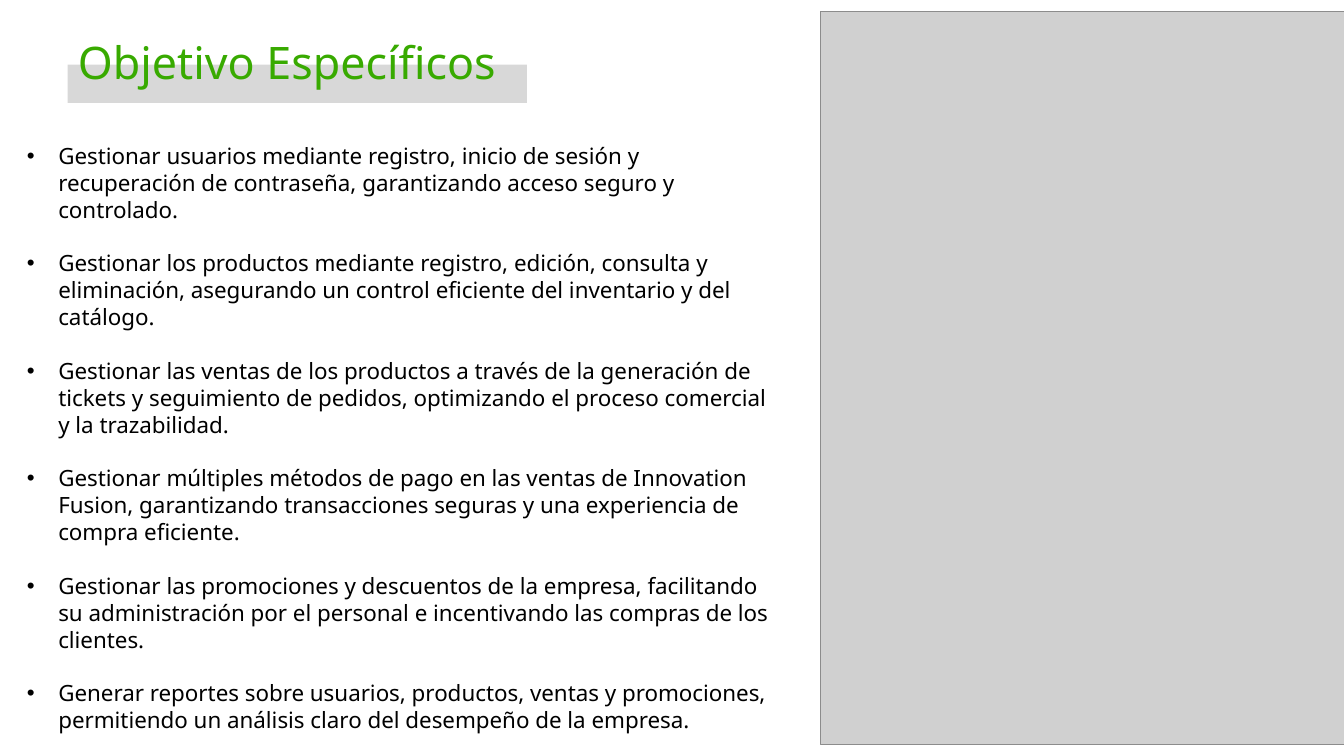
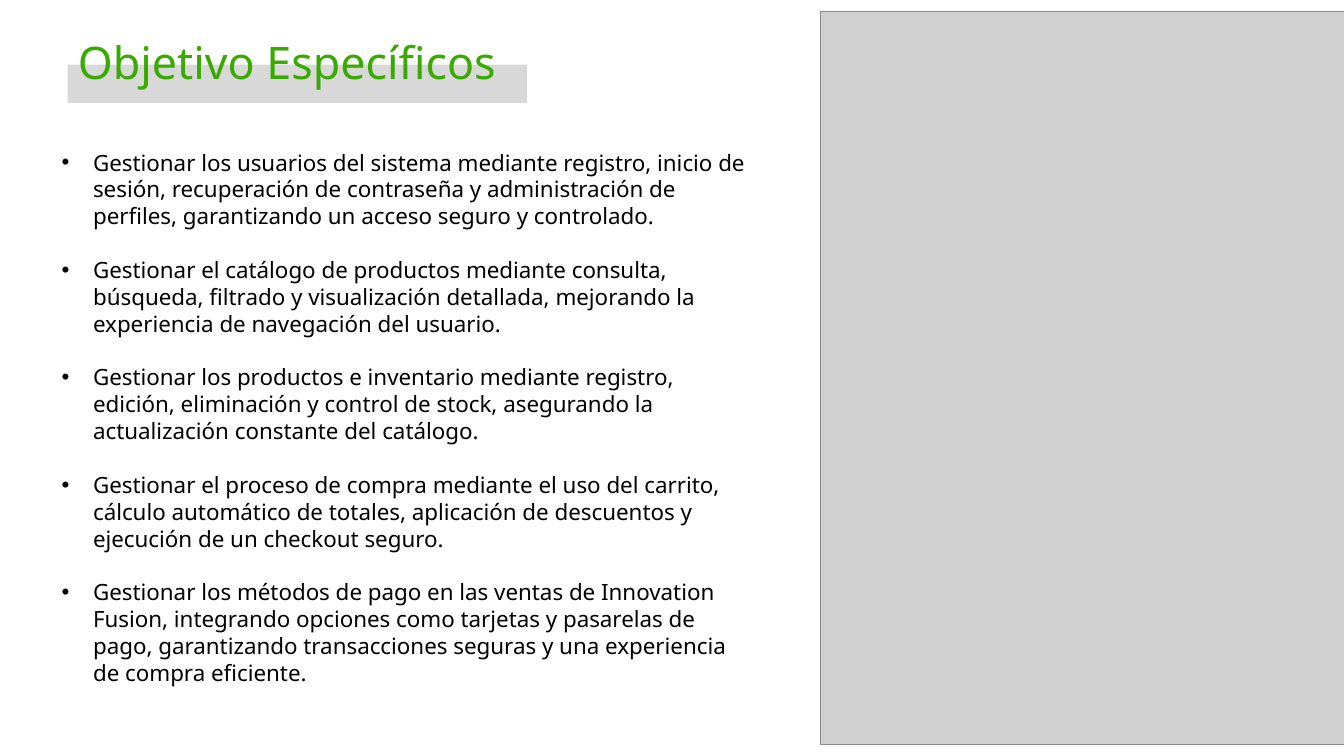
Before and after one commit to Katherin-22/zefiro, a slide deck: slide 9 of 01_proyecto/trim1/01_contextualizacion_proyecto/Presentación del Proyecto.pptx. Drawn at 1344x756 pixels with LibreOffice and Linux fonts; fonts in the diff are those of the drawing; grey boxes stand for pictures; background and template pictures are left out. Boxes give left, top, right and bottom in pixels: in the first picture for what was removed or moved away, otherwise in the second. Text is boxed around its words. In the diff, an @@ line names an element or a change of style, - is before the commit and + after.

Commit message:
presentacion final

```diff
--- a/01_proyecto/trim1/01_contextualizacion_proyecto/Presentación del Proyecto.pptx
+++ b/01_proyecto/trim1/01_contextualizacion_proyecto/Presentación del Proyecto.pptx
@@ text at bbox=[93, 154, 744, 687]: text changed @@
-• Gestionar usuarios mediante registro, inicio de sesión y recuperación de contraseña, garantizando acceso seguro y controlado.
-• Gestionar los productos mediante registro, edición, consulta y eliminación, asegurando un control eficiente del inventario y del catálogo.
-• Gestionar las ventas de los productos a través de la generación de tickets y seguimiento de pedidos, optimizando el proceso comercial y la trazabilidad.
-• Gestionar múltiples métodos de pago en las ventas de Innovation Fusion, garantizando transacciones seguras y una experiencia de compra eficiente.
-• Gestionar las promociones y descuentos de la empresa, facilitando su administración por el personal e incentivando las compras de los clientes.
-• Generar reportes sobre usuarios, productos, ventas y promociones, permitiendo un análisis claro del desempeño de la empresa.
+• Gestionar los usuarios del sistema mediante registro, inicio de sesión, recuperación de contraseña y administración de perfiles, garantizando un acceso seguro y controlado.
+• Gestionar el catálogo de productos mediante consulta, búsqueda, filtrado y visualización detallada, mejorando la experiencia de navegación del usuario.
+• Gestionar los productos e inventario mediante registro, edición, eliminación y control de stock, asegurando la actualización constante del catálogo.
+• Gestionar el proceso de compra mediante el uso del carrito, cálculo automático de totales, aplicación de descuentos y ejecución de un checkout seguro.
+• Gestionar los métodos de pago en las ventas de Innovation Fusion, integrando opciones como tarjetas y pasarelas de pago, garantizando transacciones seguras y una experiencia de compra eficiente.
```
Also in this commit, not shown: 5 other slides changed, 9 slides added.
